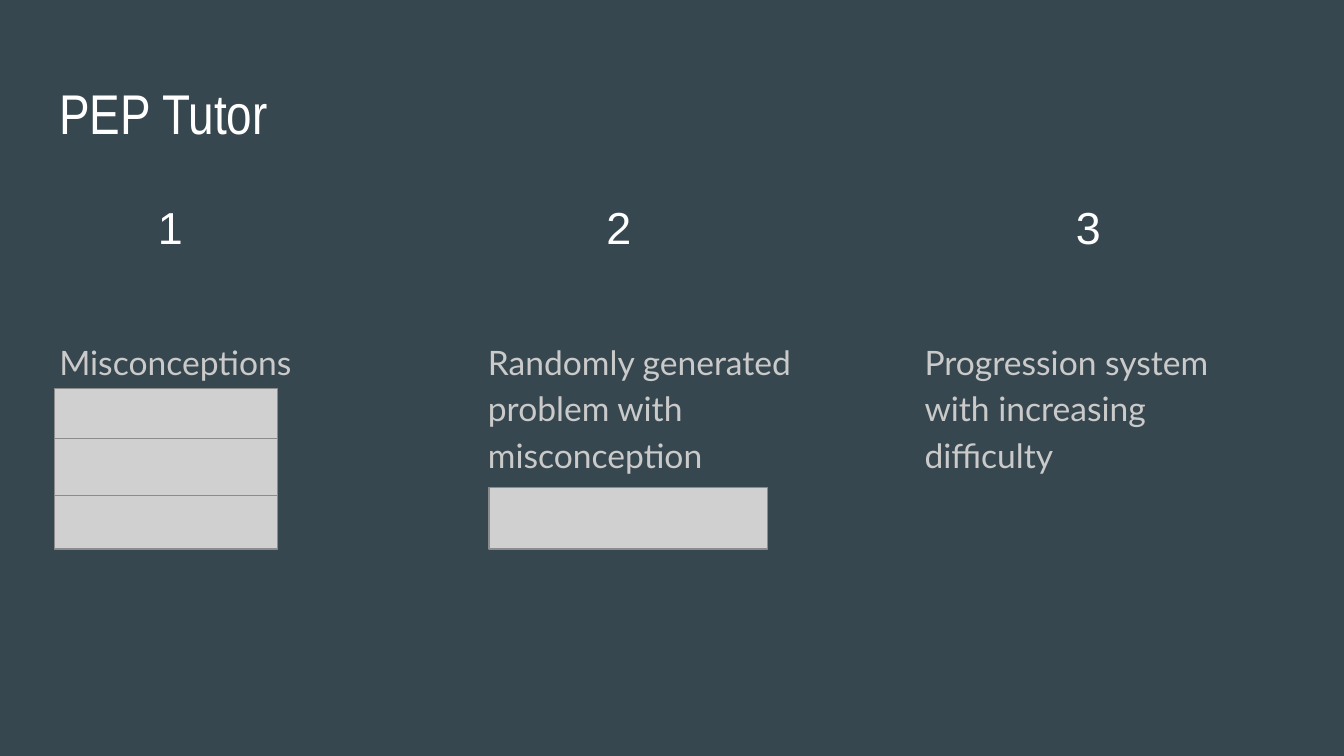
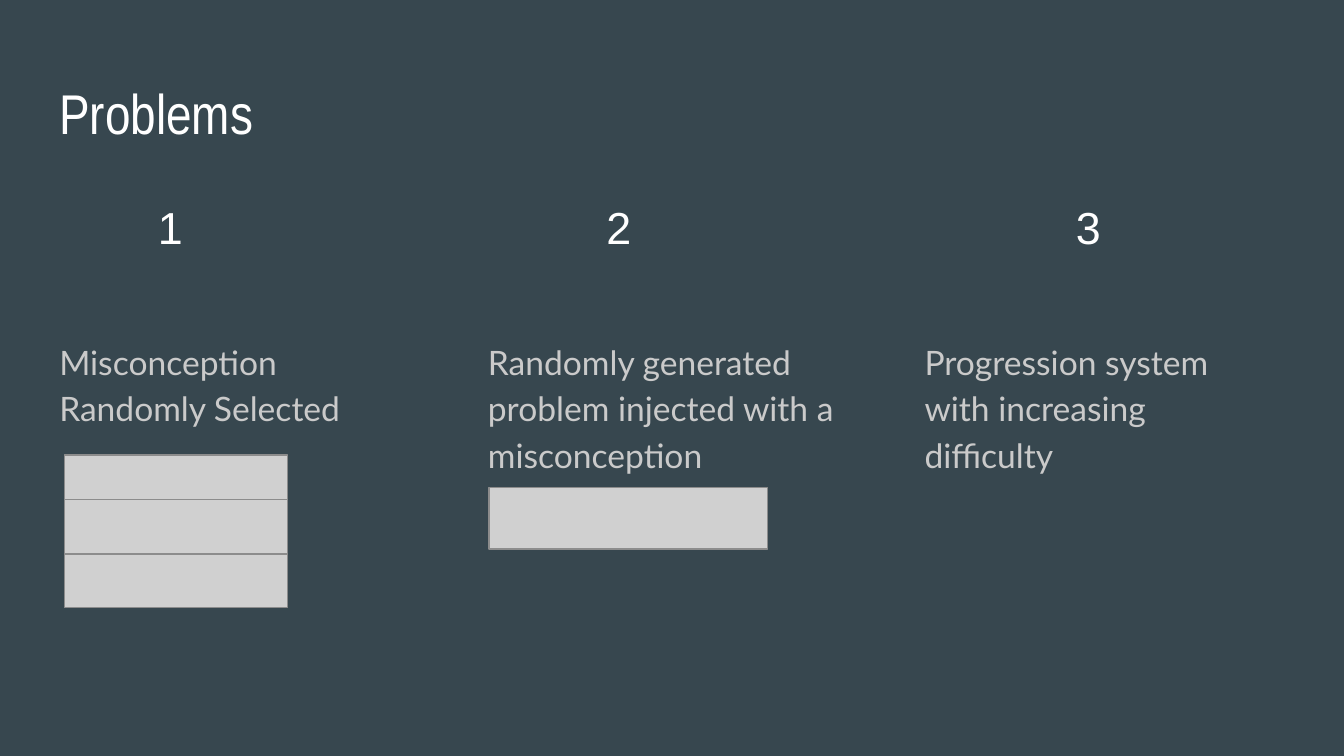
Before and after one commit to gw-sd-2016/PeerPerspective, a slide deck: slide 7 of Peer Perspective #4.pptx (slide 6 before the commit). Drawn at 1344x756 pixels with LibreOffice and Linux fonts; fonts in the diff are those of the drawing; grey boxes stand for pictures. Boxes give left, top, right and bottom in pixels: in the first picture for what was removed or moved away, otherwise in the second. Text is boxed around its words. In the diff, an @@ line names an element or a change of style, - is before the commit and + after.

```diff
--- a/Peer Perspective #4.pptx
+++ b/Peer Perspective #4.pptx
@@ title at (59,93,253,135): text changed @@
-PEP Tutor
+Problems
@@ text at (59,350,340,427): text changed @@
-Misconceptions
+Misconception Randomly Selected
@@ text at (488,350,834,474): text changed @@
-Randomly generated problem with misconception
+Randomly generated problem injected with a misconception
@@ picture: place and size @@
-picture at (55,388,278,442)
+picture at (65,454,288,508)
@@ picture: place and size @@
-picture at (55,438,278,500)
+picture at (65,500,288,562)
@@ picture: place and size @@
-picture at (55,496,278,550)
+picture at (65,554,288,607)
```
Also in this commit, not shown: 2 other slides changed, 1 slide added, 1 slide removed, 1 other file.
